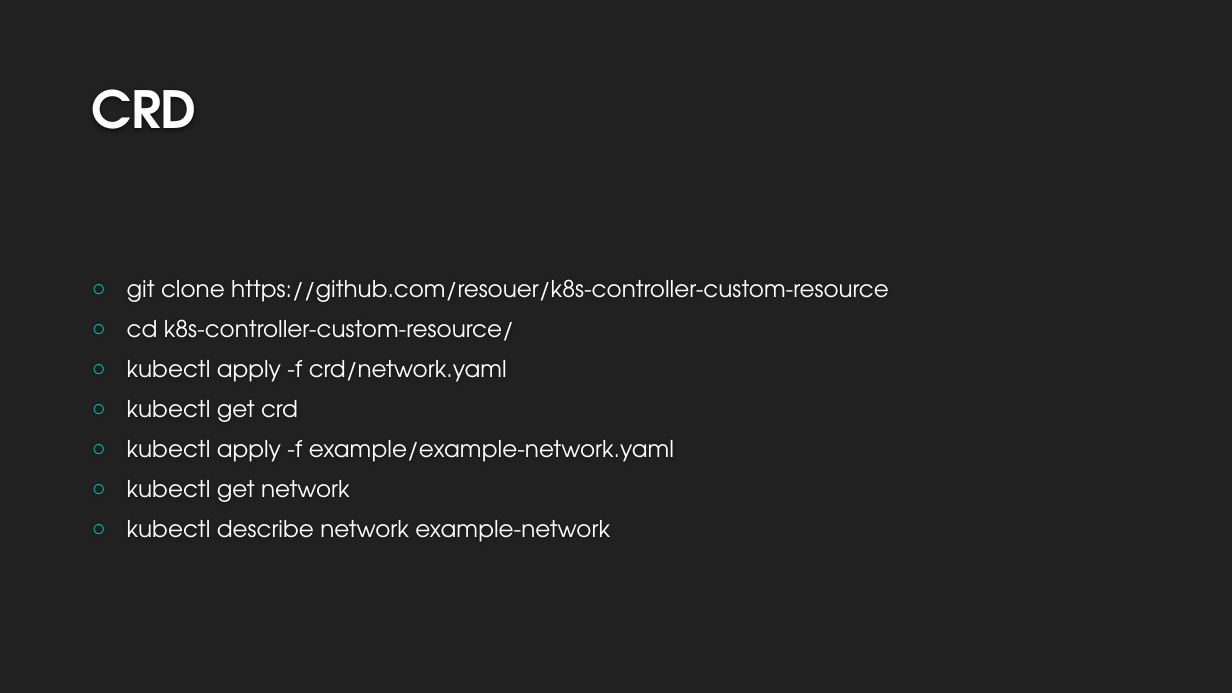
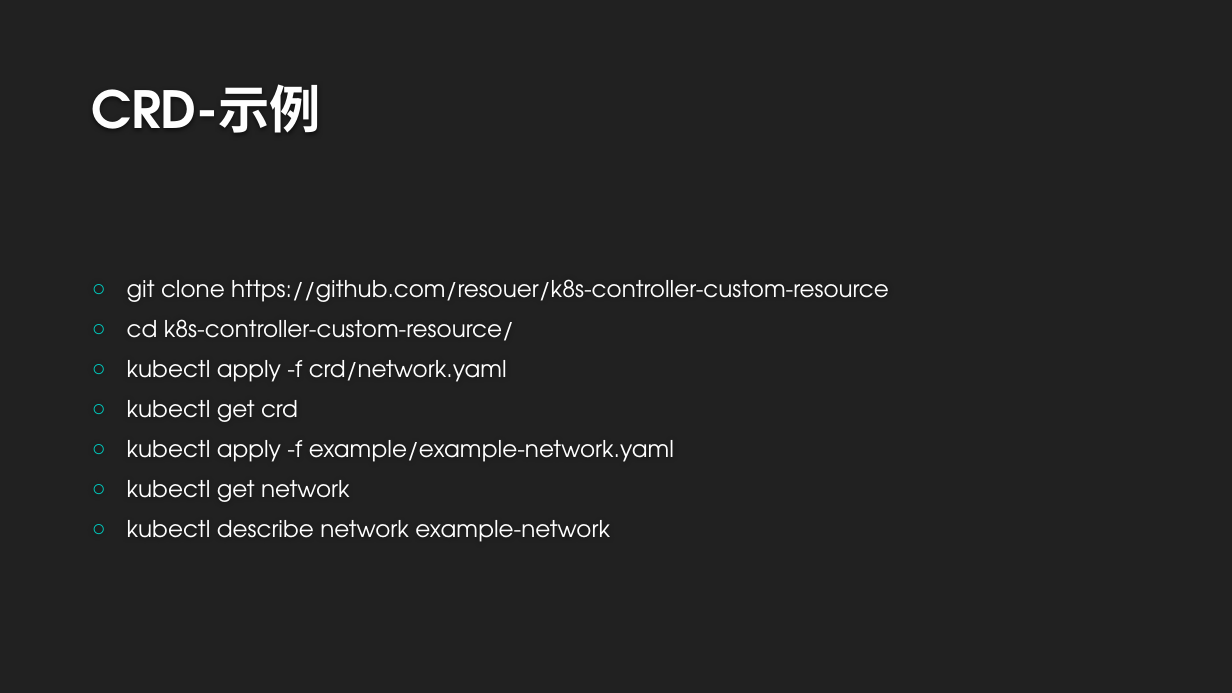
Before and after one commit to airuitian/CloudNative, a slide deck: slide 2 of kubernetes/k8s008.pptx. Drawn at 1232x693 pixels with LibreOffice and Linux fonts; fonts in the diff are those of the drawing; background and template pictures are left out. Boxes give left, top, right and bottom in pixels: in the first picture for what was removed or moved away, otherwise in the second. Text is boxed around its words. In the diff, an @@ line names an element or a change of style, - is before the commit and + after.

```diff
--- a/kubernetes/k8s008.pptx
+++ b/kubernetes/k8s008.pptx
@@ title at bbox=[91, 84, 321, 133]: text changed @@
-CRD
+CRD-示例
```
Also in this commit, not shown: 2 other slides changed, 6 slides added.
